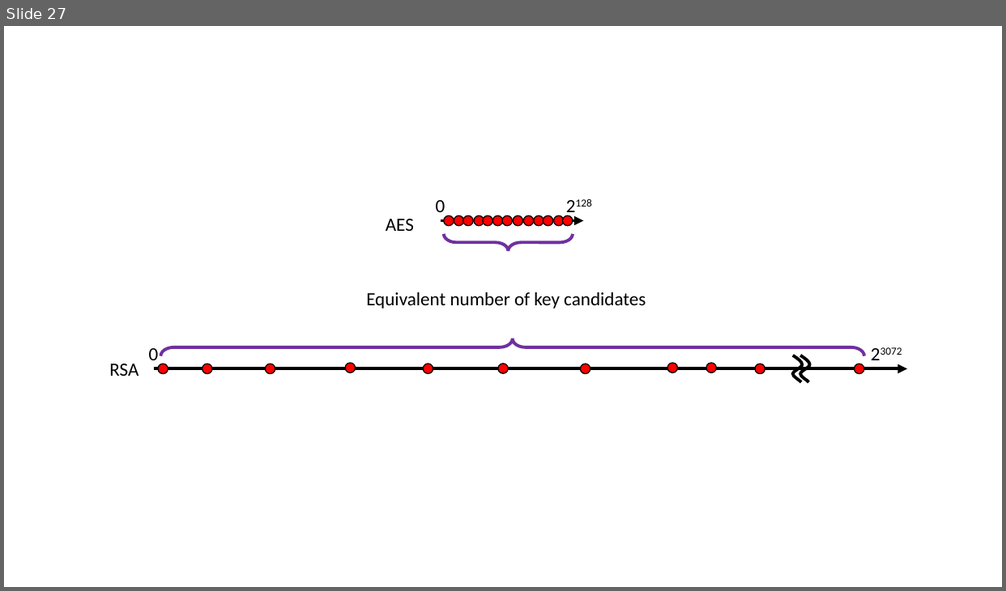
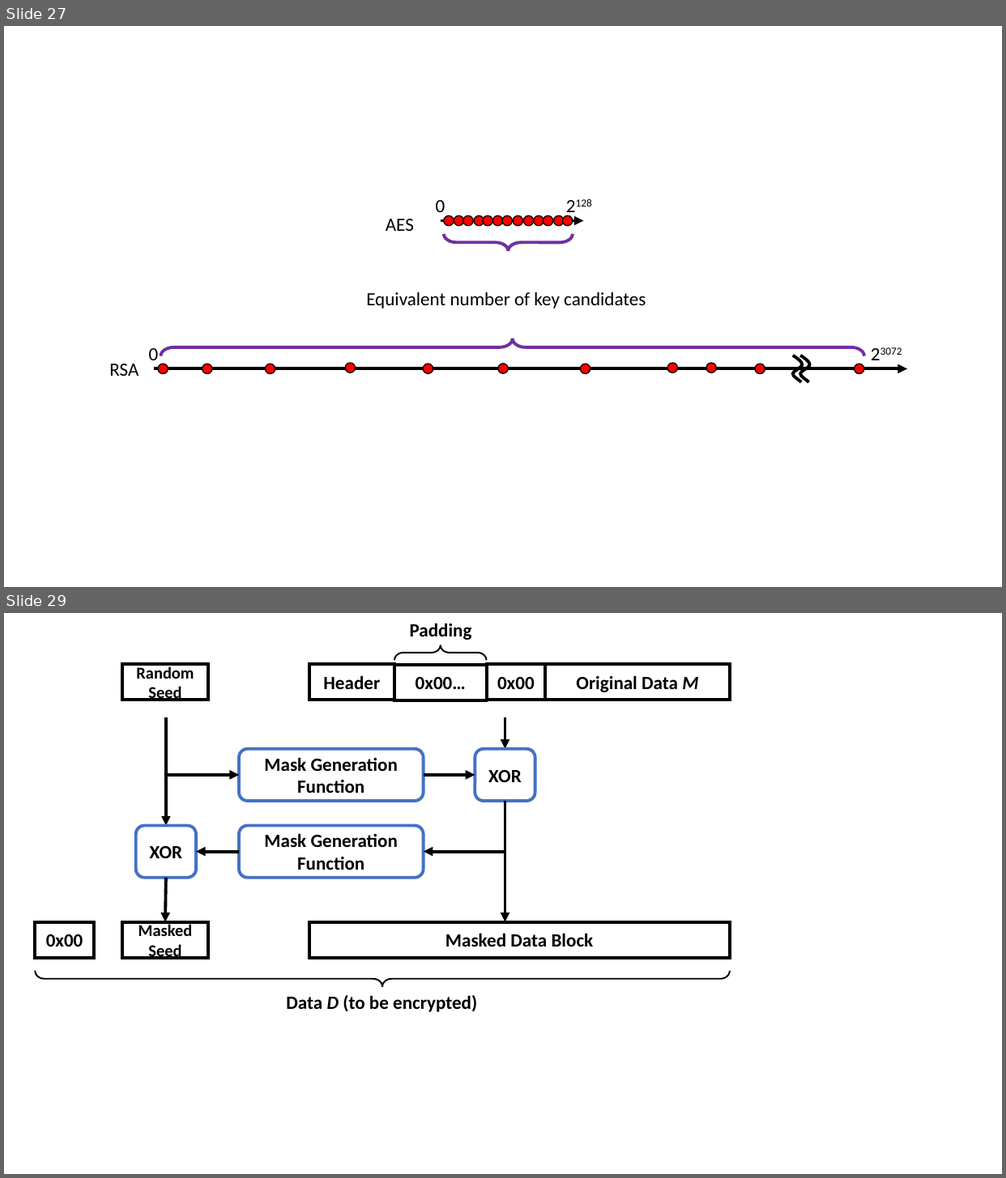
Before and after one commit to junkurihara/class-e2e_security_js, a slide deck: images.pptx. Shown one above the other, each under a label of ours: slide 27 before the commit, slides 27 and 29 after it; the slides between them are not shown. The pictures are 1006x591 and 1006x1178 pixels, drawn with LibreOffice and Linux fonts; fonts in the diff are those of the drawing. Boxes give left, top, right and bottom in pixels: in the first picture for what was removed or moved away, otherwise in the second. Text is boxed around its words. In the diff, an @@ line names an element or a change of style, - is before the commit and + after.

```diff
--- a/images.pptx
+++ b/images.pptx
@@ slide 29 added at (4,613,1002,1174), background #FFFFFF @@
@@ text added at (410,623,472,640), 18 pt, text #000000, bold @@
+Padding
@@ right brace added at (394,645,487,660), outline #000000 1.5 pt @@
@@ rectangle added at (122,664,207,700), fill #FFFFFF, outline #000000 3 pt, 16 pt, text #000000, bold @@
+Random
+Seed
@@ rectangle added at (309,664,394,700), fill #FFFFFF, outline #000000 3 pt, 18 pt, text #000000, bold @@
+Header
@@ rectangle added at (394,665,487,700), fill #FFFFFF, outline #000000 3 pt, 18 pt, text #000000, bold @@
+0x00…
@@ rectangle added at (487,664,546,700), fill #FFFFFF, outline #000000 3 pt, 18 pt, text #000000, bold @@
+0x00
@@ rectangle added at (545,664,730,700), fill #FFFFFF, outline #000000 3 pt, 18 pt, text #000000, bold @@
+Original Data M
@@ arrow added from (166, 717) to (166, 825), #000000 3 pt @@
@@ arrow added from (505, 717) to (505, 749), #000000 3 pt @@
@@ rounded rectangle added at (239,749,424,802), fill #FFFFFF, outline #4472C4 3 pt, 18 pt, text #000000, bold @@
+Mask Generation Function
@@ rounded rectangle added at (475,749,535,802), fill #FFFFFF, outline #4472C4 3 pt, 18 pt, text #000000, bold @@
+XOR
@@ arrow added from (165, 775) to (239, 775), #000000 3 pt @@
@@ arrow added from (424, 775) to (475, 775), #000000 3 pt @@
@@ arrow added from (505, 801) to (505, 922), #000000 3 pt @@
@@ rounded rectangle added at (136,825,196,878), fill #FFFFFF, outline #4472C4 3 pt, 18 pt, text #000000, bold @@
+XOR
@@ rounded rectangle added at (239,825,424,878), fill #FFFFFF, outline #4472C4 3 pt, 18 pt, text #000000, bold @@
+Mask Generation Function
@@ arrow added from (239, 852) to (197, 852), #000000 3 pt @@
@@ arrow added from (505, 852) to (424, 852), #000000 3 pt @@
@@ arrow added from (166, 878) to (165, 922), #000000 3 pt @@
@@ rectangle added at (35,922,94,958), fill #FFFFFF, outline #000000 3 pt, 18 pt, text #000000, bold @@
+0x00
@@ rectangle added at (122,922,207,958), fill #FFFFFF, outline #000000 3 pt, 16 pt, text #000000, bold @@
+Masked
+Seed
@@ rectangle added at (309,922,731,958), fill #FFFFFF, outline #000000 3 pt, 18 pt, text #000000, bold @@
+Masked Data Block
@@ right brace added at (35,971,730,987), outline #000000 1.5 pt @@
@@ text added at (286,995,477,1012), 18 pt, text #000000, bold @@
+Data D (to be encrypted)
```
Also in this commit, not shown: 2 other slides added, 6 other files.
